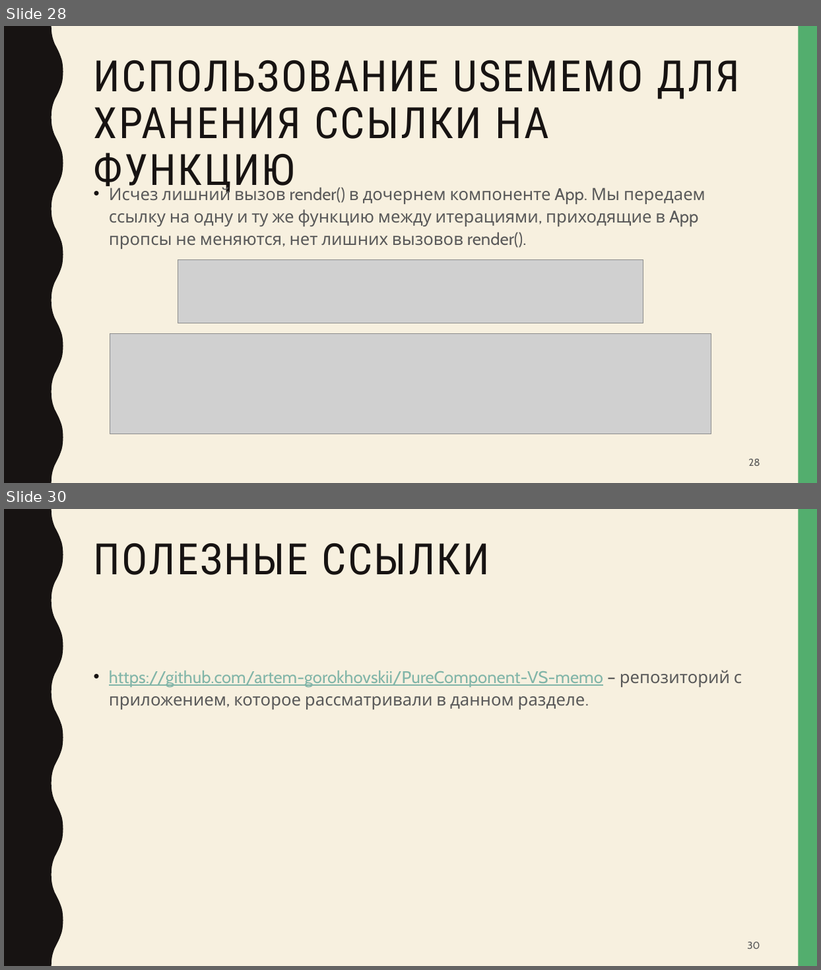
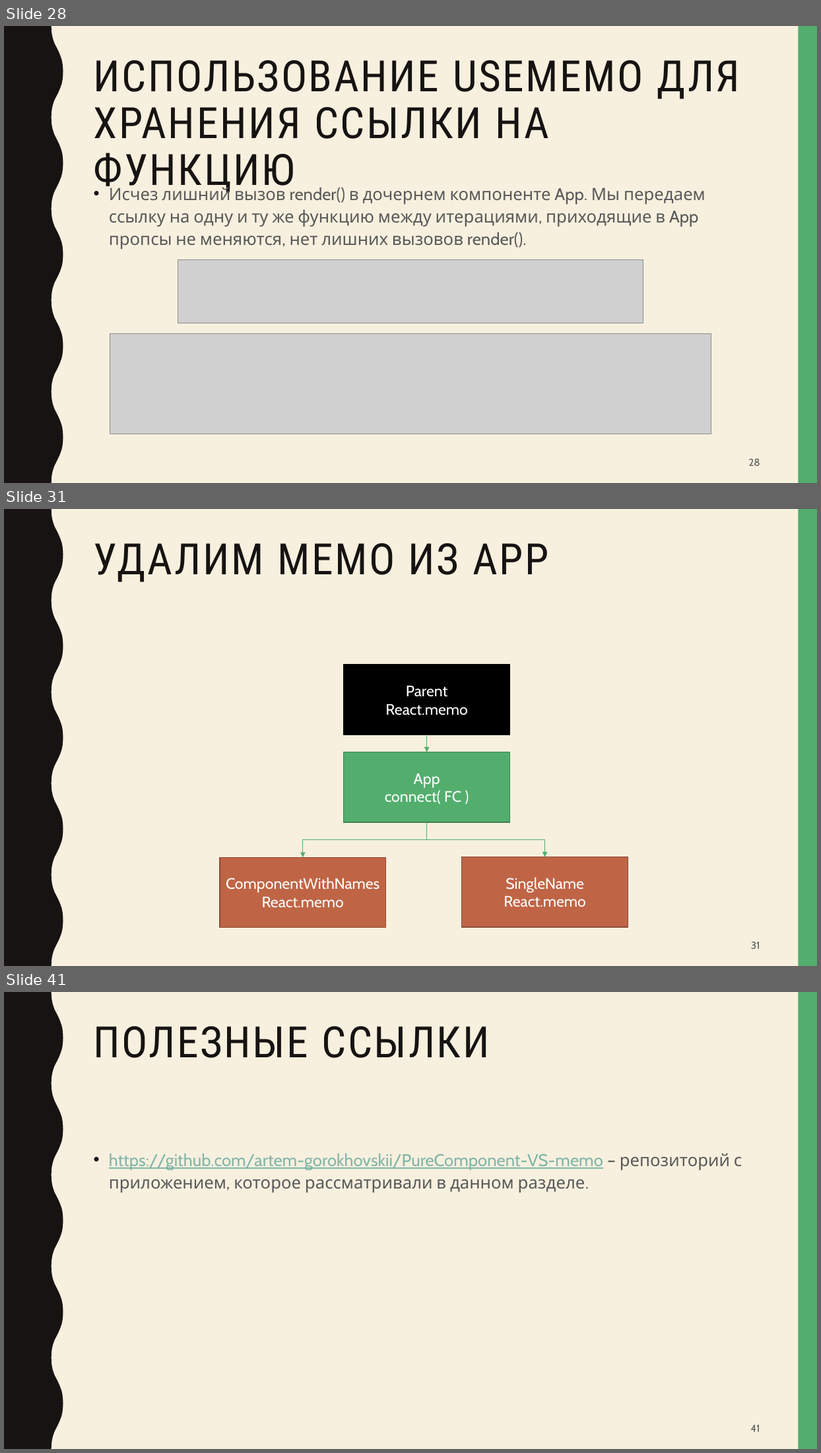
Before and after one commit to artem-gorokhovskii/PureComponent-VS-memo, a slide deck: PureComponent-vs-memo.pptx. Shown one above the other, each under a label of ours: slides 28 and 30 before the commit, slides 28, 31 and 41 after it; the slides between them are not shown. The pictures are 821x970 and 821x1453 pixels, drawn with LibreOffice and Linux fonts; fonts in the diff are those of the drawing; grey boxes stand for pictures. Boxes give left, top, right and bottom in pixels: in the first picture for what was removed or moved away, otherwise in the second. Text is boxed around its words. In the diff, an @@ line names an element or a change of style, - is before the commit and + after.

Commit message:
added connect

```diff
--- a/PureComponent-vs-memo.pptx
+++ b/PureComponent-vs-memo.pptx
@@ slide 31 added at (x1=4, y1=509, x2=817, y2=966), background #F7F0DF; not listed: 2 template elements that a slide beside it also shows @@
@@ title added at (x1=94, y1=543, x2=548, y2=582), 51 pt, text #171312 @@
+УДАЛИМ MEMO ИЗ APP
@@ rectangle added at (x1=344, y1=665, x2=510, y2=735), fill #000000, outline #000000 1 pt, 18 pt, text #FFFFFF @@
+Parent
+React.memo
@@ arrow added from (426, 735) to (426, 753), #53AE6E 0.5 pt @@
@@ rectangle added at (x1=344, y1=753, x2=510, y2=823), fill #53AE6E, outline #3D8151 1 pt, 18 pt, text #FFFFFF @@
+App
+connect( FC )
@@ elbow arrow added from (426, 823) to (303, 858), #53AE6E 0.5 pt @@
@@ elbow arrow added from (426, 823) to (545, 857), #53AE6E 0.5 pt @@
@@ rectangle added at (x1=220, y1=858, x2=386, y2=928), fill #BF6546, outline #8D4B34 1 pt, 18 pt, text #FFFFFF @@
+ComponentWithNames
+React.memo
@@ rectangle added at (x1=462, y1=857, x2=628, y2=927), fill #BF6546, outline #8D4B34 1 pt, 18 pt, text #FFFFFF @@
+SingleName
+React.memo
@@ page number added at (x1=751, y1=942, x2=760, y2=949), 12 pt, text #595959 @@
+31
@@ what was slide 30 is now slide 41 @@
@@ page number at (x1=751, y1=1425, x2=760, y2=1432): text changed @@
-30
+41
```
Also in this commit, not shown: 1 slide changed, 10 other slides added, 4 other files.
